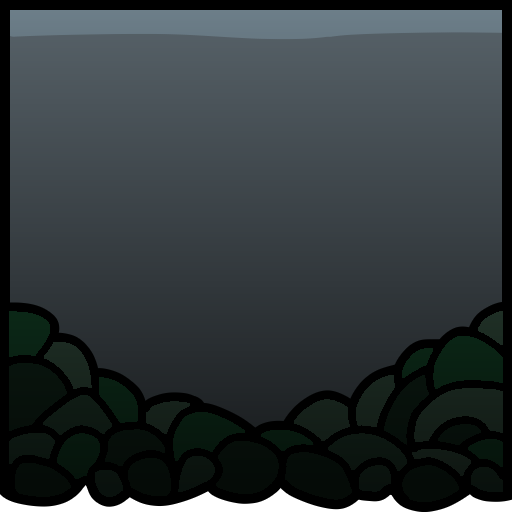
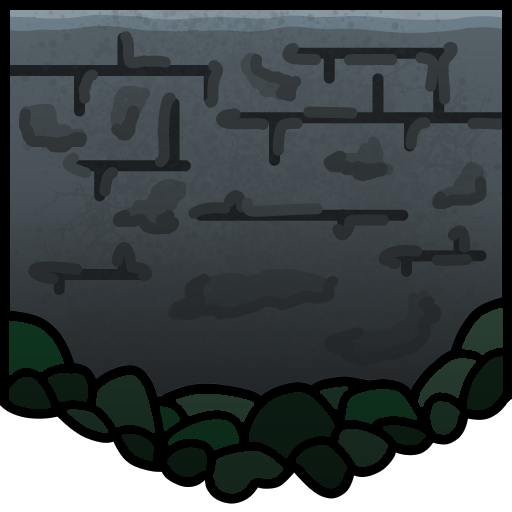
Comparing the layer stacks of the two 512×512 images. Changes:
"Paint Layer 1": opacity 77% → 50%, painted on it over (x1=0, y1=10, x2=512, y2=512)
added layer "Paint Layer 3" above "Paint Layer 4" over (x1=0, y1=10, x2=512, y2=448)
added layer "Paint Layer 4" (22%) above "Paint Layer 2" over (x1=0, y1=10, x2=512, y2=512)
added layer "Paint Layer 2" above "Background" over (x1=9, y1=10, x2=503, y2=384)
painted on "Background" over (x1=0, y1=10, x2=512, y2=512)
